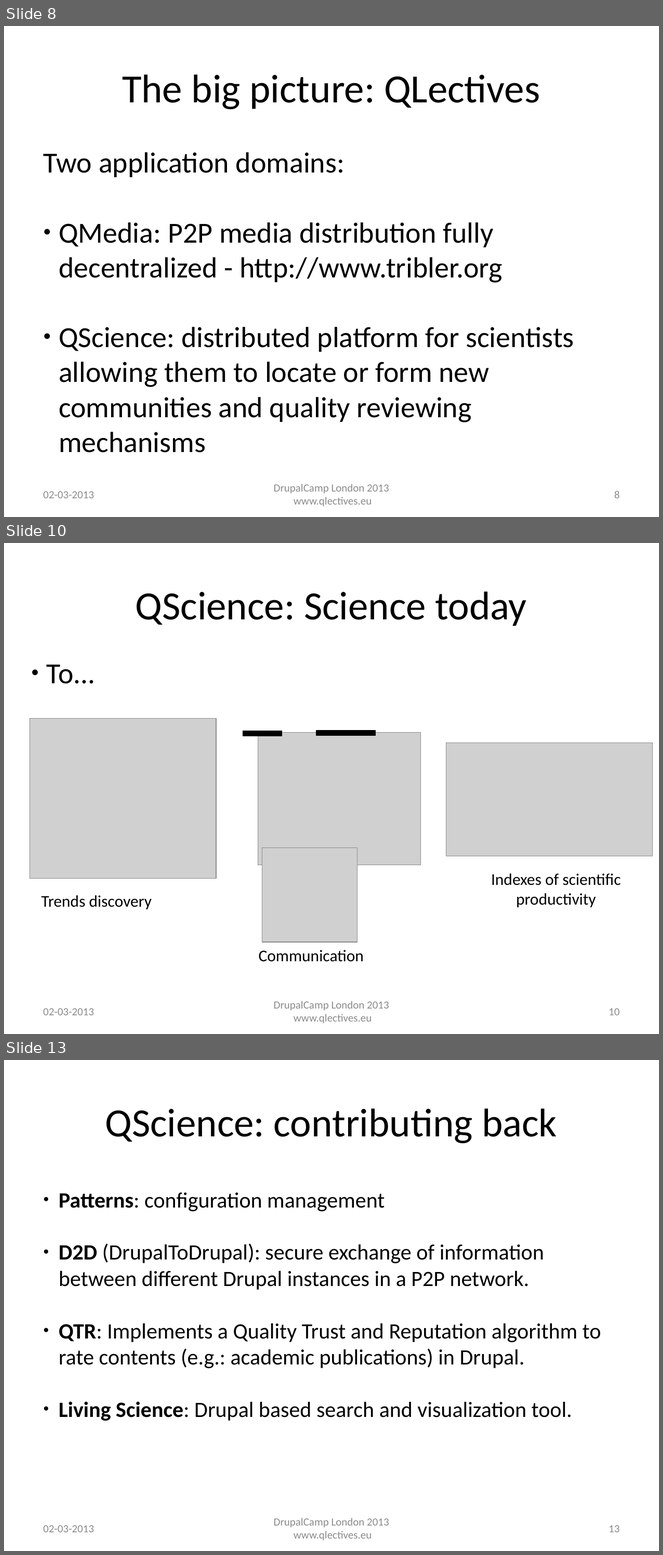
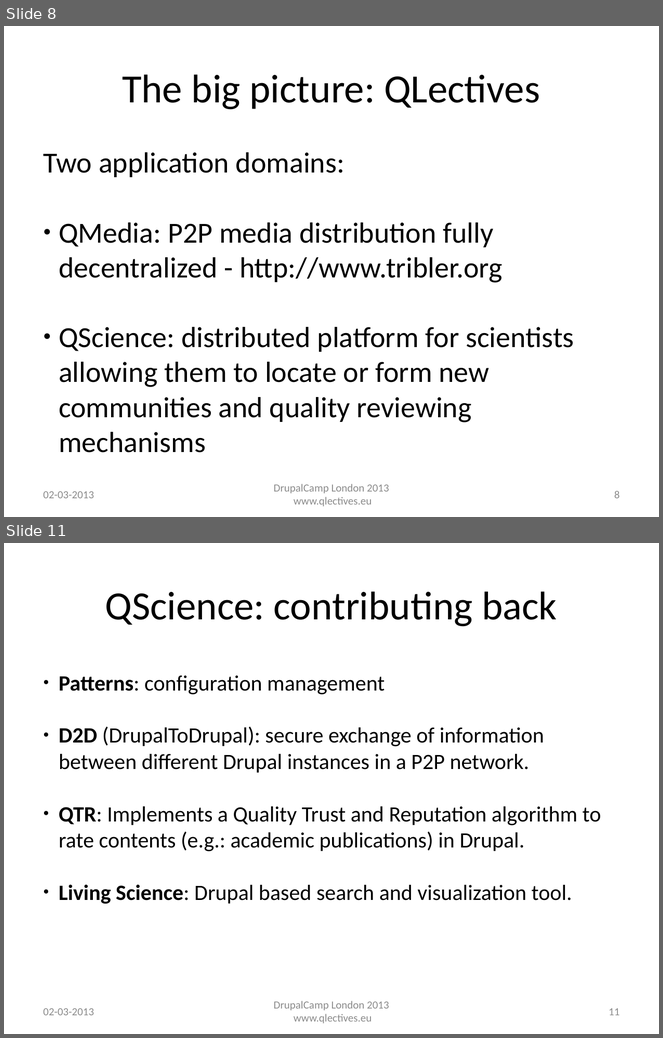
Before and after one commit to QScience/dc-slides, a slide deck: dclondon2013/patterns_dclondon2013.odp. Shown one above the other, each under a label of ours: slides 8, 10 and 13 before the commit, slides 8 and 11 after it; the slides between them are not shown. The pictures are 663x1555 and 663x1038 pixels, drawn with LibreOffice and Linux fonts; fonts in the diff are those of the drawing; grey boxes stand for pictures; background and template pictures are left out. Boxes give left, top, right and bottom in pixels: in the first picture for what was removed or moved away, otherwise in the second. Text is boxed around its words. In the diff, an @@ line names an element or a change of style, - is before the commit and + after.

```diff
--- a/dclondon2013/patterns_dclondon2013.odp
+++ b/dclondon2013/patterns_dclondon2013.odp
@@ slide 10 removed at [4, 543, 659, 1034], background #FFFFFF @@
@@ text removed at [135, 591, 527, 626] @@
-QScience: Science today
@@ text removed at [47, 665, 96, 684] @@
-● To...
@@ picture removed at [29, 719, 216, 878] @@
@@ rectangle removed at [243, 731, 282, 736] @@
@@ picture removed at [258, 732, 421, 865] @@
@@ rectangle removed at [317, 730, 375, 735] @@
@@ picture removed at [446, 743, 652, 856] @@
@@ picture removed at [262, 848, 357, 942] @@
@@ text removed at [491, 874, 621, 908] @@
-Indexes of scientific
-productivity
@@ text removed at [41, 896, 152, 910] @@
-Trends discovery
@@ text removed at [259, 950, 364, 962] @@
-Communication
@@ text removed at [43, 1008, 94, 1016] @@
-02-03-2013
@@ text removed at [274, 1001, 389, 1024] @@
-DrupalCamp London 2013
-www.qlectives.eu
@@ page number removed at [609, 1008, 620, 1016] @@
-10
@@ what was slide 13 is now slide 11 @@
@@ page number at [609, 1008, 620, 1016]: text changed @@
-13
+11
```
Also in this commit, not shown: 10 slides changed, 3 other slides removed, 1 other file.
